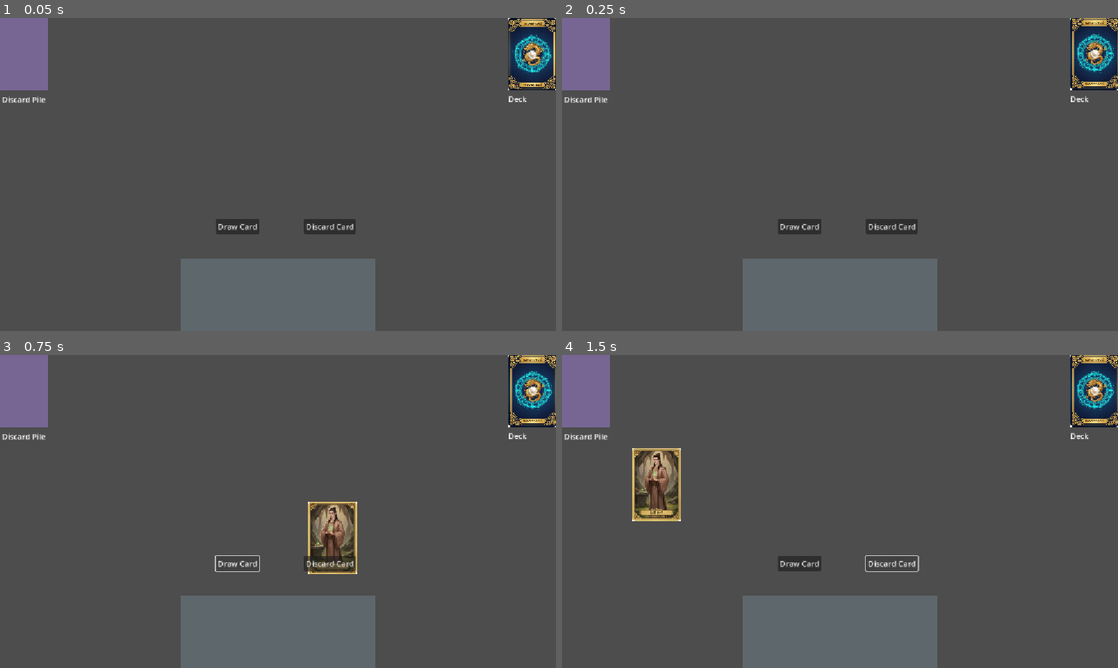
Above: before the commit, frames 1-4 (two rows, left to right).
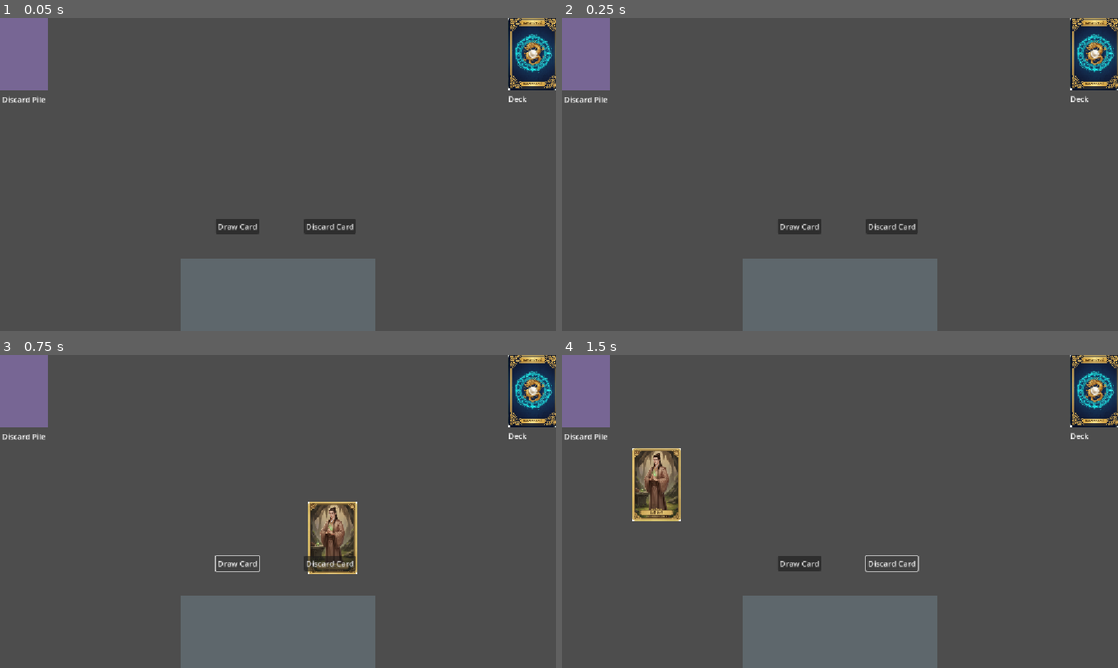
Above: after the commit, the same moments.

Repository: AmyF/nascent-soul
Game: Godot game, scene res://scenes/test_game.tscn
Same seed, same stepped clock (60 frames per second), same inputs: the game is played once before the commit and once after it.
Inputs:
- Up to frame 1 (0.05 s): no input
- Up to frame 2 (0.25 s): no input
- Up to frame 3 (0.75 s): click "Draw Card" at 0.5 s
- Up to frame 4 (1.5 s): click "Discard Card" at 1.25 s

The runs differ from the first frame. In frame 1, 1.0% of the frame differs, in the area x 91-100%, y 0-24%; in frame 2, less than 0.1%; in frame 3, nothing differs; in frame 4, nothing differs.

Commit message:
replace target_container with add_obj method for adding card instances to the deck zone

Diff:
--- a/scenes/test_game.gd
+++ b/scenes/test_game.gd
@@ -10,7 +10,7 @@
 func _ready() -> void:
 	for i in range(init_card_number):
 		var card_instance = card_packed_scene.instantiate() as GameCard
-		deck.zone.target_container.add_child(card_instance)
+		deck.zone.add_obj(card_instance, -1, false)
 
 	if discard_pile.zone is VisibilityControlledZone:
 		var discard_zone = discard_pile.zone as VisibilityControlledZone
